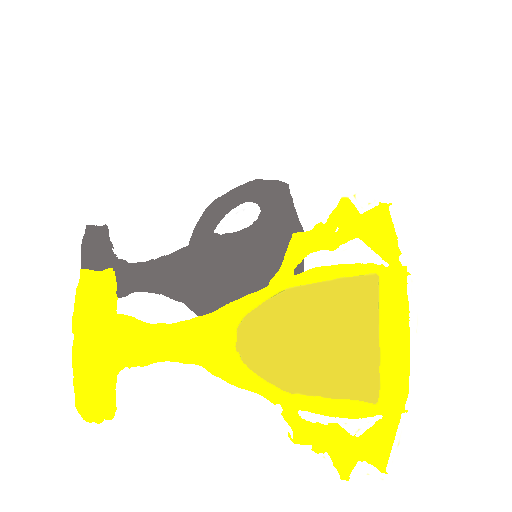
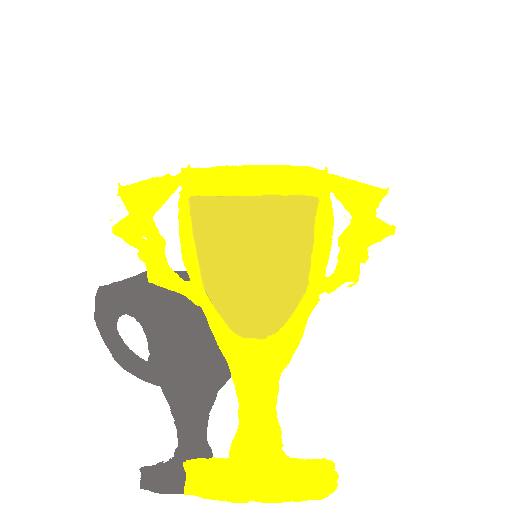
Two versions of the same layered image (512 x 512). Layer-by-layer changes:
painted on "Base Color schem" over [72, 157, 418, 503]
painted on "siloute back" over [81, 179, 305, 494]
